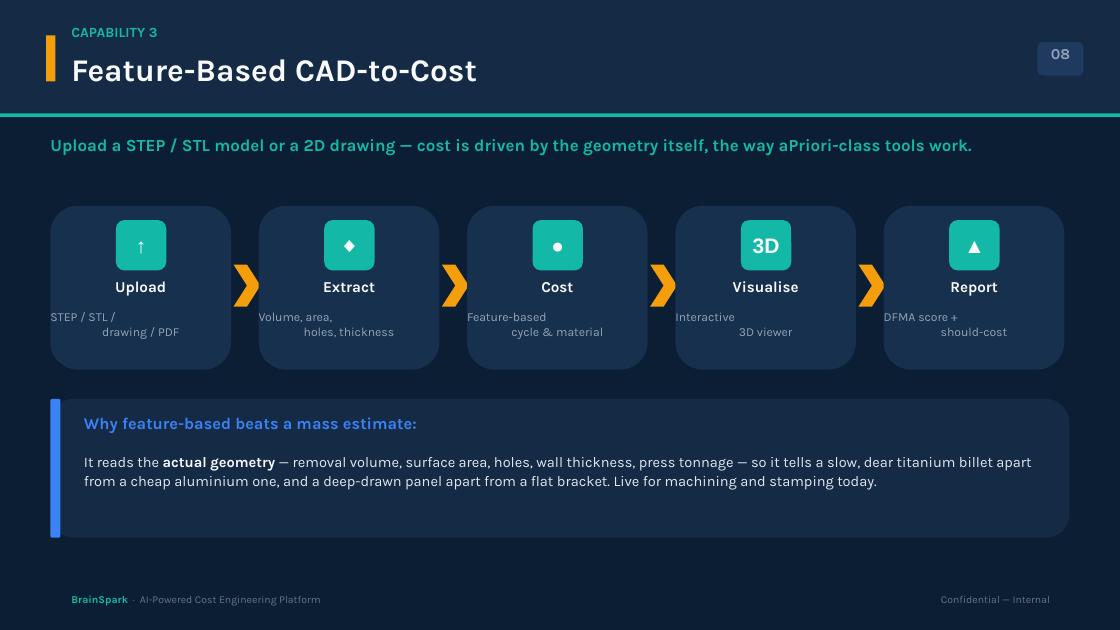
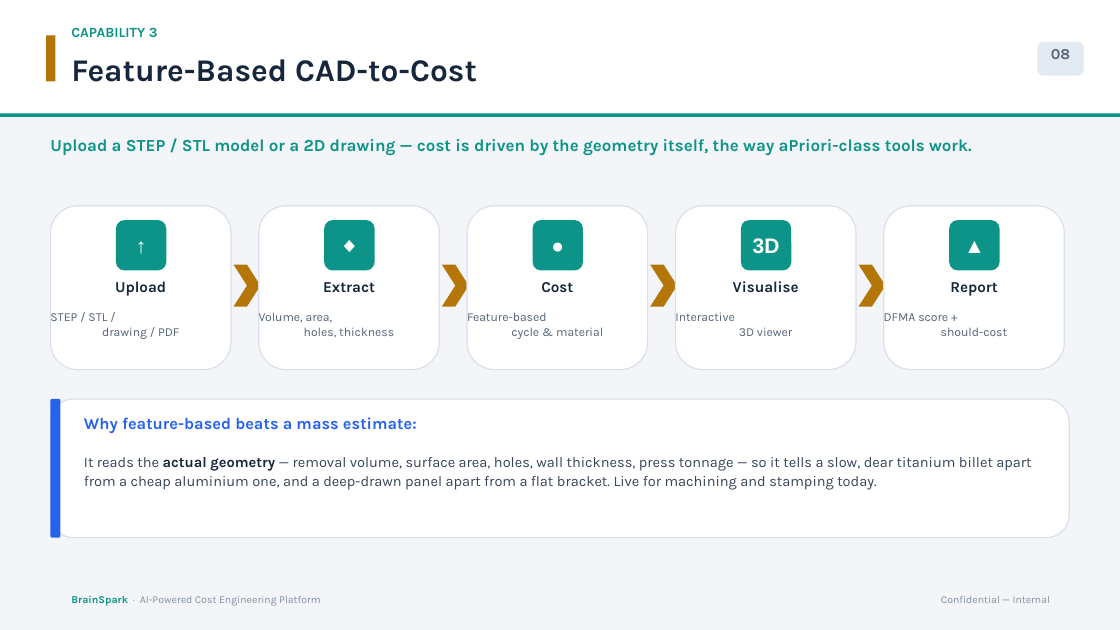
Before and after one commit to bhosaleavinash546/leamington-marathi, a slide deck: slide 8 of BrainSpark_Director_Presentation.pptx. Drawn at 1120x630 pixels with LibreOffice and Linux fonts; fonts in the diff are those of the drawing. Boxes give left, top, right and bottom in pixels: in the first picture for what was removed or moved away, otherwise in the second. Text is boxed around its words. In the diff, an @@ line names an element or a change of style, - is before the commit and + after.

```diff
--- a/BrainSpark_Director_Presentation.pptx
+++ b/BrainSpark_Director_Presentation.pptx
@@ background #0B1E33 to #F3F5F9 @@
@@ rectangle at <box>0,0,1120,113</box>: fill #142A45 to #FFFFFF @@
@@ text "CAPABILITY 3" at <box>71,27,158,37</box>: text colour #14B8A6 to #0D9488 @@
@@ fill #F59E0B to #B47609 in 5 elements at <box>234,265,260,307</box>, <box>442,265,469,307</box>, <box>650,265,677,307</box>, <box>859,265,886,307</box>, <box>46,35,55,82</box> @@
@@ rounded rectangle at <box>1038,42,1084,76</box>: fill #1E3A5F to #E4EAF1 @@
@@ text "Upload a STEP / STL ..." at <box>50,139,972,156</box>: text colour #14B8A6 to #0D9488 @@
@@ fill #17304D to #FFFFFF; outline none to #D8E0EA 1 pt in 5 elements at <box>50,206,231,370</box>, <box>259,206,439,370</box>, <box>467,206,648,370</box>, <box>676,206,856,370</box>, <box>884,206,1065,370</box> @@
@@ text colour #F8FAFC to #FFFFFF in 5 elements at <box>753,238,780,254</box>, <box>116,220,166,271</box>, <box>324,220,375,271</box>, <box>533,220,583,271</box>, <box>949,220,1000,271</box> @@
@@ fill #14B8A6 to #0D9488 in 6 elements at <box>0,113,1120,117</box>, <box>116,220,166,271</box>, <box>324,220,375,271</box>, <box>533,220,583,271</box>, <box>741,220,791,271</box>, <box>949,220,1000,271</box> @@
@@ text colour #F8FAFC to #16273C in 6 elements at <box>71,59,477,82</box>, <box>115,281,166,296</box>, <box>323,282,375,292</box>, <box>541,282,573,292</box>, <box>733,281,799,292</box>, <box>950,282,997,296</box> @@
@@ text colour #94A3B8 to #556477 in 6 elements at <box>1051,49,1070,59</box>, <box>50,313,179,339</box>, <box>259,312,394,337</box>, <box>467,312,603,339</box>, <box>675,312,792,336</box>, <box>884,313,1008,336</box> @@
@@ rounded rectangle at <box>50,399,1070,538</box>: fill #142A45 to #FFFFFF; outline none to #D8E0EA 1 pt @@
@@ rounded rectangle at <box>50,399,60,538</box>: fill #3B82F6 to #2563EB @@
@@ text "Why feature-based beats a mass ..." at <box>84,417,417,433</box>: text colour #3B82F6 to #2563EB @@
@@ text "It reads the actual geometry ..." at <box>84,457,1031,490</box>: text colour #E2E8F0 to #374558; text colour #F8FAFC to #16273C in "actual geometry" @@
@@ text "BrainSpark · AI-Powered Cost Engineering ..." at <box>71,595,320,606</box>: text colour #14B8A6 to #0D9488 in "BrainSpark"; text colour #64748B to #8390A1 in "· AI-Powered Cost Engineering Platform" @@
@@ text "Confidential — Internal" at <box>941,596,1050,603</box>: text colour #64748B to #8390A1 @@
```
Also in this commit, not shown: 17 other slides changed, 1 other file.
